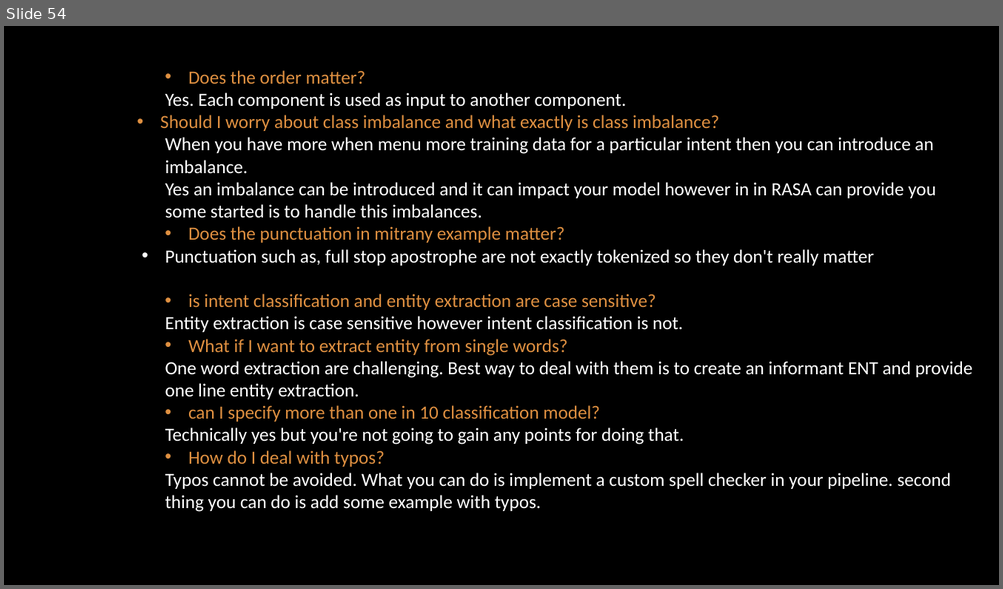
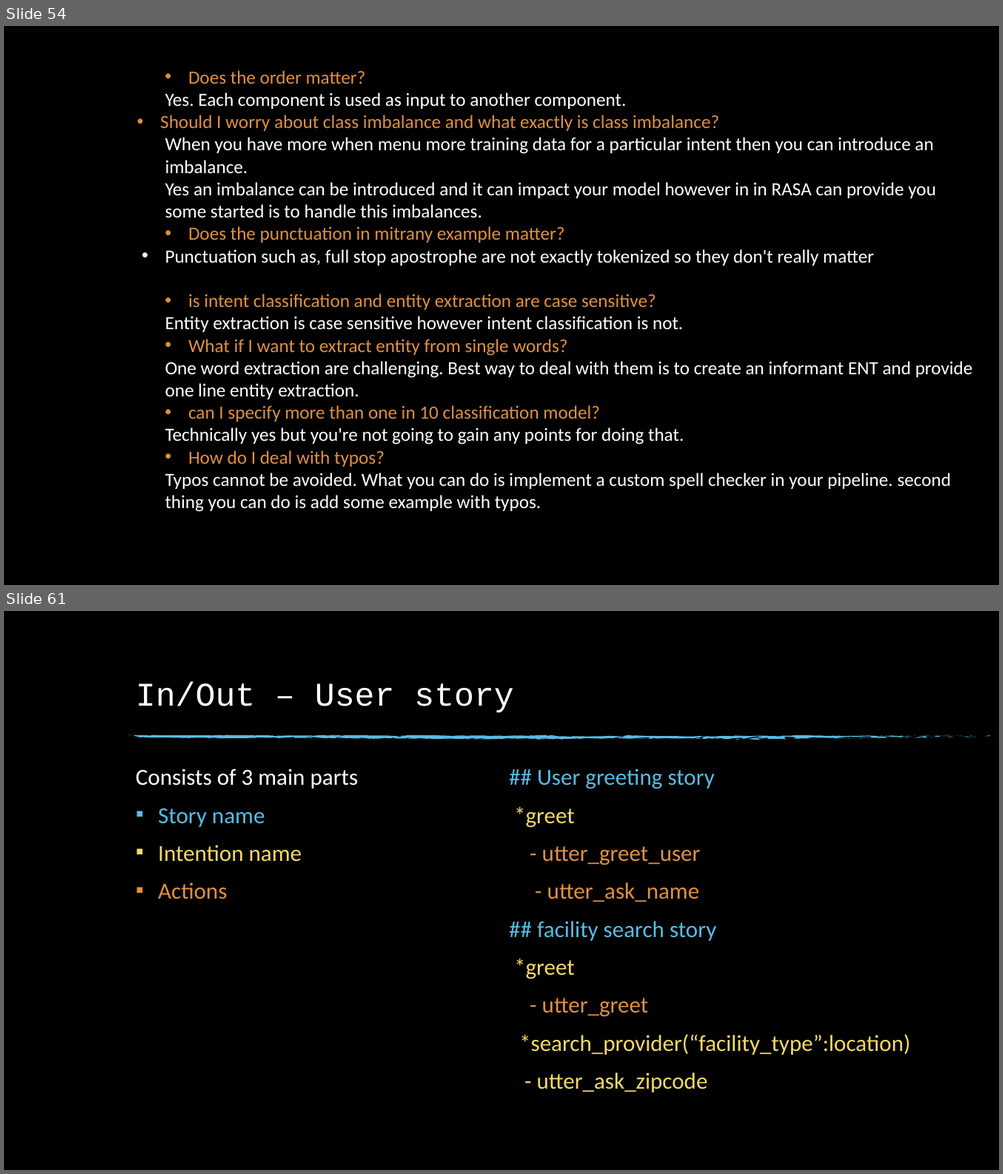
Before and after one commit to dinesh19aug/rasa-workshop, a slide deck: Natural Language Processing Workshop.pptx. Shown one above the other, each under a label of ours: slide 54 before the commit, slides 54 and 61 after it; the slides between them are not shown. The pictures are 1003x589 and 1003x1174 pixels, drawn with LibreOffice and Linux fonts; fonts in the diff are those of the drawing; background and template pictures are left out. Boxes give left, top, right and bottom in pixels: in the first picture for what was removed or moved away, otherwise in the second. Text is boxed around its words. In the diff, an @@ line names an element or a change of style, - is before the commit and + after.

```diff
--- a/Natural Language Processing Workshop.pptx
+++ b/Natural Language Processing Workshop.pptx
@@ slide 61 added at (4,611,999,1170), background picture (left out) @@
@@ title added at (136,682,513,713), 32 pt, text #FFFFFF @@
+In/Out – User story
@@ group added at (128,735,990,740): 74 freeform shapes @@
@@ text added at (136,769,358,900), 22.2 pt, text #FFFFFF @@
+Consists of 3 main parts
+▪ Story name
+▪ Intention name
+▪ Actions
@@ text added at (514,769,910,1093), 22.2 pt, text #F4D968 @@
+## User greeting story
+*greet
+- utter_greet_user
+- utter_ask_name
+## facility search story
+*greet
+- utter_greet
+*search_provider(“facility_type”:location)
+- utter_ask_zipcode
```
Also in this commit, not shown: 8 other slides added.
